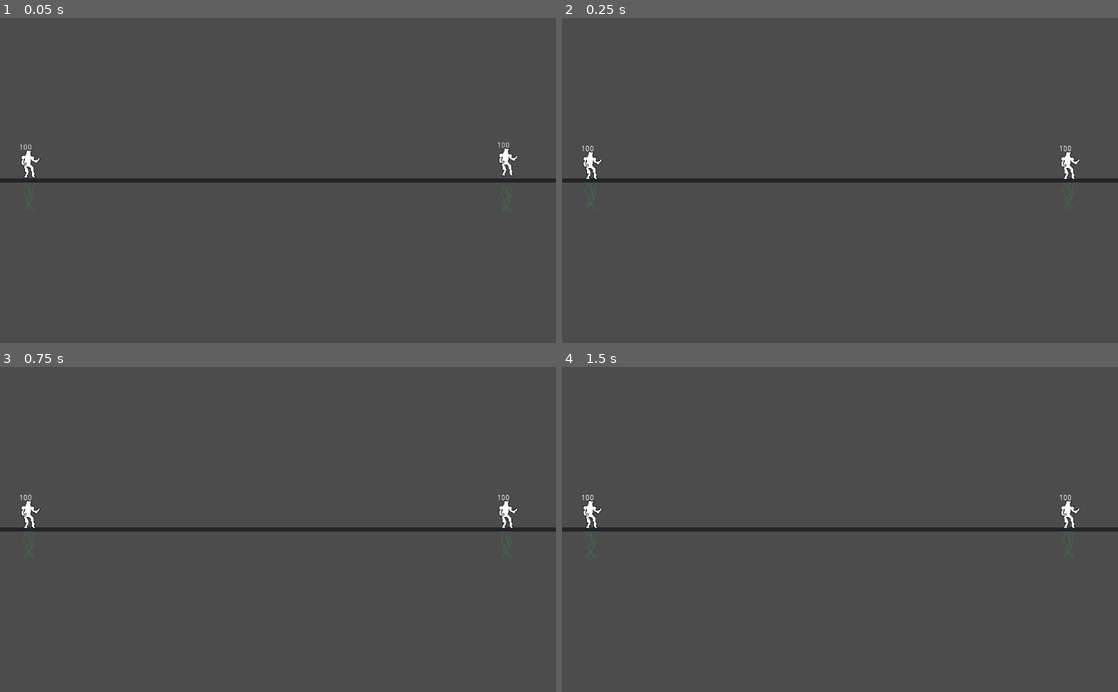
Above: before the commit, frames 1-4 (two rows, left to right).
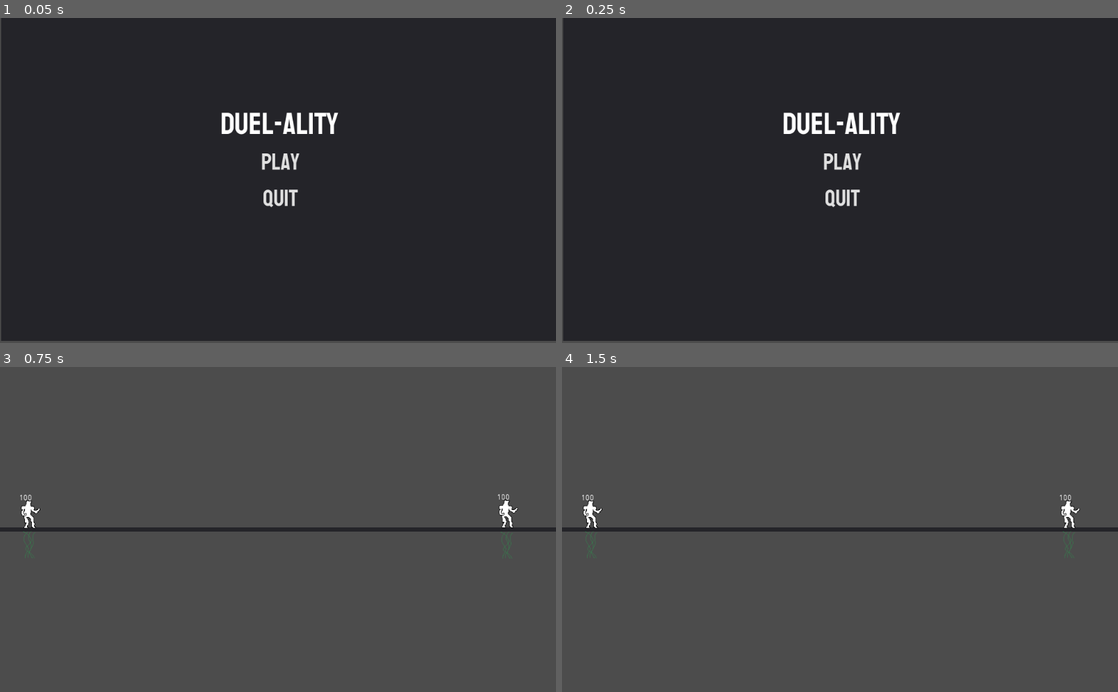
Above: after the commit, the same moments.

Repository: Isaacc1018/GameJam2022
Game: Godot game, scene res://Menu/Menu.tscn
Same seed, same stepped clock (60 frames per second), same inputs: the game is played once before the commit and once after it. Before the commit the project starts from res://Arena/FlatArena.tscn.
Inputs (mouse positions are in pixels of both pictures, inside the frame that each line leads up to):
- Up to frame 1 (0.05 s): no input
- Up to frame 2 (0.25 s): no input
- Up to frame 3 (0.75 s): click (283, 513) at 0.5 s, where only the run after the commit has a clickable "PLAY"
- Up to frame 4 (1.5 s): tap Enter at 1.25 s

The runs differ from the first frame. In frame 1, 98% of the frame differs, in the area x 0-100%, y 0-100%; in frame 2, 98%; in frame 3, less than 0.1%; in frame 4, nothing differs.

Commit message:
Menu added

Diff:
--- /dev/null
+++ b/Menu/Menu.gd
@@ -0,0 +1,25 @@
+extends Control
+
+
+# Declare member variables here. Examples:
+# var a = 2
+# var b = "text"
+
+
+# Called when the node enters the scene tree for the first time.
+func _ready():
+	pass # Replace with function body.
+
+
+# Called every frame. 'delta' is the elapsed time since the previous frame.
+#func _process(delta):
+#	pass
+
+
+func _on_Play_pressed():
+	if get_tree().change_scene("res://Arena/FlatArena.tscn") != OK:
+		print ("An unexpected error occured when trying to switch to the Arena scene")
+
+
+func _on_Quit_pressed():
+	get_tree().quit()
--- a/Menu/Menu.tscn
+++ b/Menu/Menu.tscn
@@ -1,9 +1,78 @@
-[gd_scene format=2]
+[gd_scene load_steps=5 format=2]
+
+[ext_resource path="res://Assets/Fonts/Staatliches/Staatliches-Regular.ttf" type="DynamicFontData" id=1]
+[ext_resource path="res://Menu/Menu.gd" type="Script" id=2]
+
+[sub_resource type="DynamicFont" id=1]
+size = 56
+font_data = ExtResource( 1 )
+
+[sub_resource type="DynamicFont" id=2]
+size = 42
+font_data = ExtResource( 1 )
 
 [node name="Control" type="Control"]
 anchor_right = 1.005
 anchor_bottom = 1.0
 margin_right = -0.119995
+script = ExtResource( 2 )
 __meta__ = {
 "_edit_use_anchors_": false
 }
+
+[node name="Panel" type="Panel" parent="."]
+anchor_right = 1.0
+anchor_bottom = 0.993
+margin_left = 2.36365
+margin_right = 11.3636
+margin_bottom = 0.199951
+__meta__ = {
+"_edit_lock_": true,
+"_edit_use_anchors_": false
+}
+
+[node name="Label" type="Label" parent="."]
+anchor_left = 0.5
+anchor_right = 0.5
+margin_left = -108.5
+margin_top = 160.0
+margin_right = 108.5
+margin_bottom = 231.0
+custom_fonts/font = SubResource( 1 )
+text = "DUEL-ALITY"
+__meta__ = {
+"_edit_use_anchors_": false
+}
+
+[node name="Play" type="Button" parent="."]
+anchor_right = 1.0
+anchor_bottom = 1.0
+margin_left = 432.221
+margin_top = 232.087
+margin_right = -426.779
+margin_bottom = -297.913
+custom_fonts/font = SubResource( 2 )
+custom_colors/font_color_hover = Color( 1, 0, 0, 1 )
+text = "PLAY"
+flat = true
+__meta__ = {
+"_edit_lock_": true
+}
+
+[node name="Quit" type="Button" parent="."]
+anchor_right = 1.0
+anchor_bottom = 1.0
+margin_left = 432.221
+margin_top = 299.087
+margin_right = -426.779
+margin_bottom = -230.913
+custom_fonts/font = SubResource( 2 )
+custom_colors/font_color_hover = Color( 1, 0, 0, 1 )
+text = "Quit"
+flat = true
+__meta__ = {
+"_edit_lock_": true
+}
+
+[connection signal="pressed" from="Play" to="." method="_on_Play_pressed"]
+[connection signal="pressed" from="Quit" to="." method="_on_Quit_pressed"]
--- a/project.godot
+++ b/project.godot
@@ -11,7 +11,7 @@
 [application]
 
 config/name="GameJam2022"
-run/main_scene="res://Arena/FlatArena.tscn"
+run/main_scene="res://Menu/Menu.tscn"
 config/icon="res://icon.png"
 
 [input]
Not shown, added: Assets/Fonts/Staatliches/OFL.txt
Binary file added: Assets/Fonts/Staatliches/Staatliches-Regular.ttf
Not shown, added: Assets/Fonts/Staatliches.zip
